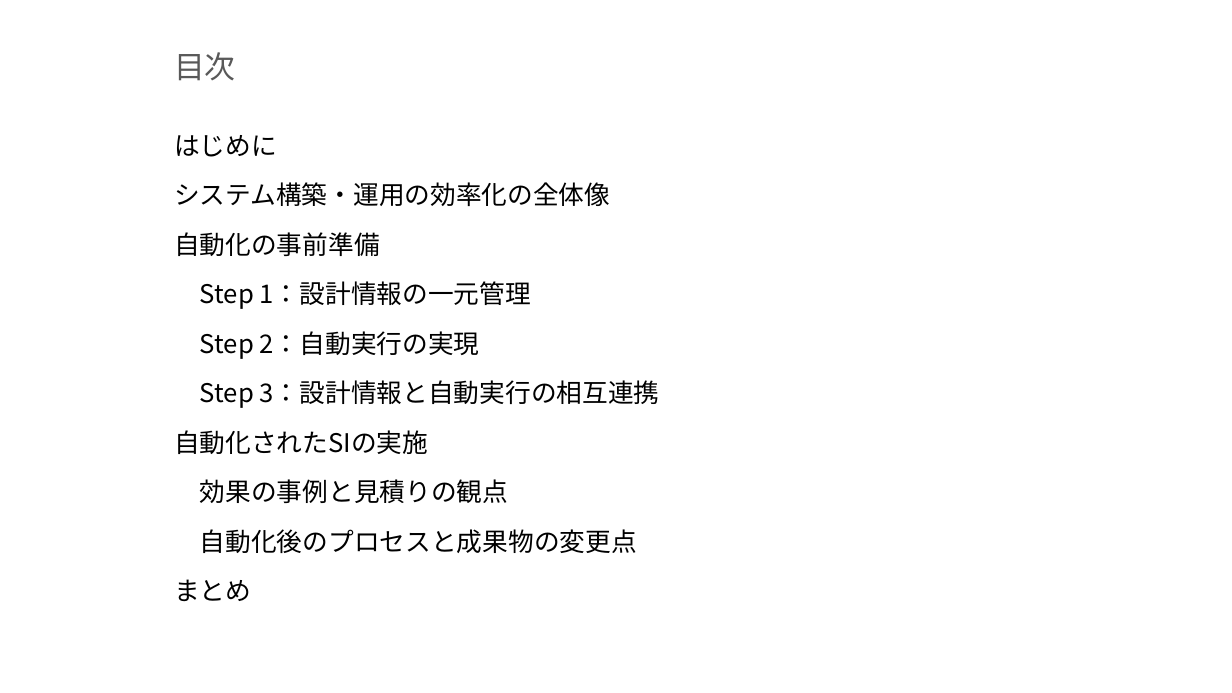
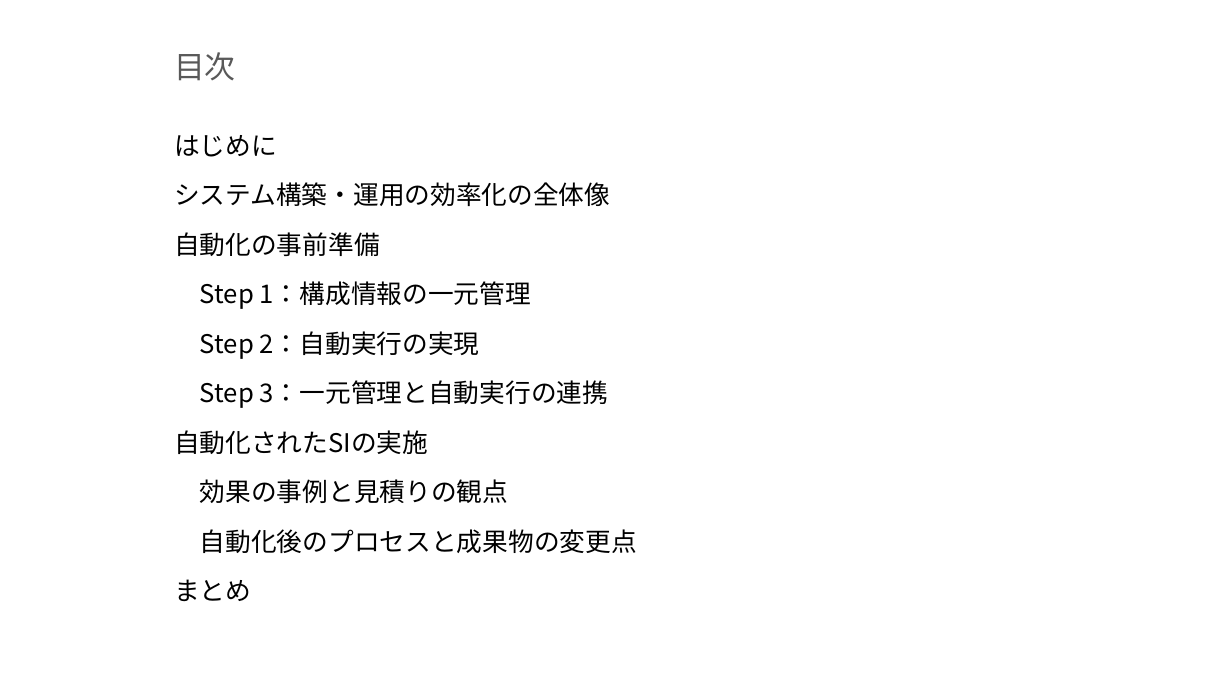
Before and after one commit to exastro-suite/it-automation-docs, a slide deck: slide 2 of asset/Learn_ja/PSSOメソッドガイドブック.pptx. Drawn at 1232x693 pixels with LibreOffice and Linux fonts; fonts in the diff are those of the drawing; background and template pictures are left out. Boxes give left, top, right and bottom in pixels: in the first picture for what was removed or moved away, otherwise in the second. Text is boxed around its words. In the diff, an @@ line names an element or a change of style, - is before the commit and + after.

```diff
--- a/asset/Learn_ja/PSSOメソッドガイドブック.pptx
+++ b/asset/Learn_ja/PSSOメソッドガイドブック.pptx
@@ text at (200,281,531,309): text changed @@
-Step 1：設計情報の一元管理
+Step 1：構成情報の一元管理
@@ text at (200,380,608,408): text changed @@
-Step 3：設計情報と自動実行の相互連携
+Step 3：一元管理と自動実行の連携
```
Also in this commit, not shown: 25 other slides changed.
